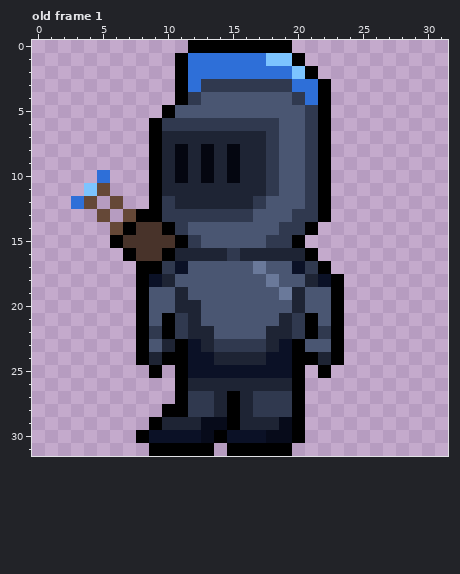
Edited in one commit: pixel-art file (Assets/Graphics/PlayerMan_Front_Left_Blue.aseprite). The picture above was drawn from the file before the commit.
32x32 pixels, 1 frame. Shown: old frame 1. The commit also changed other frames, which this record leaves out.
Now the later version:
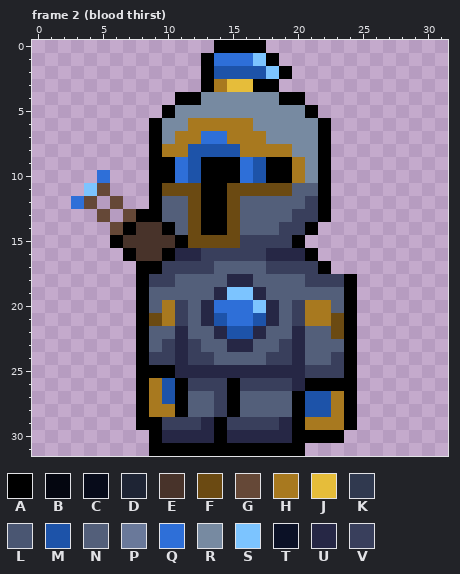
Palette (. is transparent): A #000000  B #040610  C #070b1a  D #1e2434  E #48332a  F #6b4a12  G #654837  H #a8791f  J #e6bd3a  K #30394f  L #4a5672  M #1d53a9  N #535f7a  P #6a799a  Q #2e6fd8  R #778aa1  S #7cc4ff  T #0b1126  U #262745  V #393f5c
A new or re-ordered frame is compared with the old frame closest to it.
Change:
frames 1 -> 2
Changed rows in their new state; - is an unchanged pixel.
Frame 2 (blood thirst) is new; against old frame 1, layer "Layer 1":
first column x 8:
 0 ----..----..-----
 1 ---..A---SA..----
 2 ---..AMMMMSA..---
 3 ---..AHJJAA....--
 4 ----ARRRRRRAA..--
 5 ---RRRRRRRRRRA.--
 6 --RRHHHHHRRRRR---
 7 --RHHQQHHHRRRR---
 8 --HHMMMMHHHHRR---
 9 --AQMAAAQMAAHR---
10 --AQMAAAQMAAHR---
11 --FFFAAFFFFFNN---
12 --NNFAAFNNNNNV---
13 --NNFAAFNNNNVV---
14 ---NFAAFNNNVV----
15 ----FFFFVVVV-----
16 ---UUVVVVVUUU----
17 --VVVVNNNNVVVV---
18 -VVNNNNUUNNNNVVVA
19 -NNNNNUSSUNNNNNNA
20 -NHVNUQQQSUNVHHNA
21 -FHVNUMQQMUNVHHFA
22 -NNUNNUMMUNNUNNFA
23 -NVUVNNUUNNVUNNNA
24 -VVUVVNNNNVVUNNVA
25 A-AUUUUUUUUUUVVVA
26 AHM-VVVAVVVVUAAAA
27 AHM-NNV-NNNN-MMHA
28 AHH-NNV-NNNN-MMHA
29 A-VVVUAVVVVU-HHHA
30 .AUUUU-UUUUU-AAA-
31 ------A-----A----
Where, in picture pixels (left, top, right, bottom), the same in both pictures:
changed: (136, 40, 357, 456)
